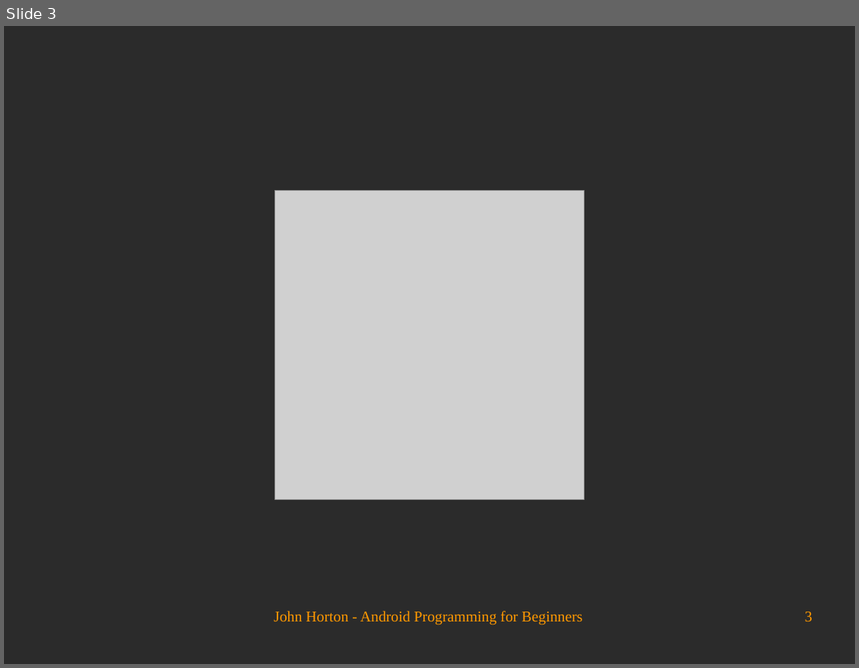
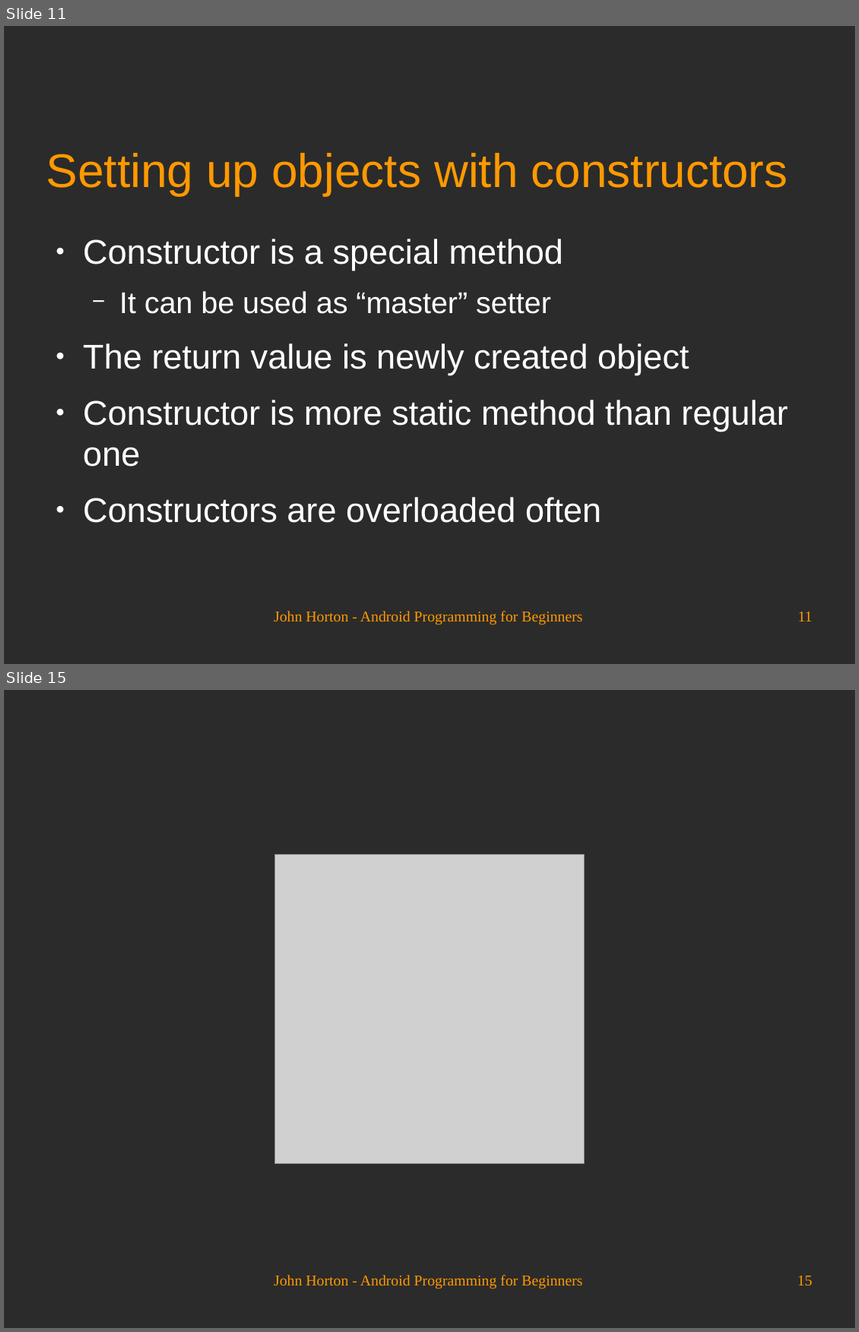
Before and after one commit to Academy-Soft-Intellect/Android-Programming-for-Beginners, a slide deck: 09_Object_Oriented_Programming.odp. Shown one above the other, each under a label of ours: slide 3 before the commit, slides 11 and 15 after it; the slides between them are not shown. The pictures are 859x668 and 859x1332 pixels, drawn with LibreOffice and Linux fonts; fonts in the diff are those of the drawing; grey boxes stand for pictures; background and template pictures are left out; a plain dark background stands for a picture behind light text. Boxes give left, top, right and bottom in pixels: in the first picture for what was removed or moved away, otherwise in the second. Text is boxed around its words. In the diff, an @@ line names an element or a change of style, - is before the commit and + after.

```diff
--- a/09_Object_Oriented_Programming.odp
+++ b/09_Object_Oriented_Programming.odp
@@ slide 11 added at (x1=4, y1=26, x2=855, y2=664), background picture (left out) @@
@@ title added at (x1=47, y1=153, x2=788, y2=195), 44 pt, text #FF9900 @@
+Setting up objects with constructors
@@ text added at (x1=83, y1=239, x2=788, y2=523), 32 pt, text #FFFFFF @@
+● Constructor is a special method
+  − It can be used as “master” setter
+● The return value is newly created object
+● Constructor is more static method than regular one
+● Constructors are overloaded often
@@ text added at (x1=274, y1=611, x2=582, y2=626), 14 pt, text #FF9900 @@
+John Horton - Android Programming for Beginners
@@ page number added at (x1=798, y1=612, x2=813, y2=622), 14 pt, text #FF9900 @@
+11
@@ what was slide 3 is now slide 15 @@
@@ page number at (x1=797, y1=1276, x2=813, y2=1286): text changed @@
-3
+15
```
Also in this commit, not shown: 2 slides changed, 11 other slides added.
